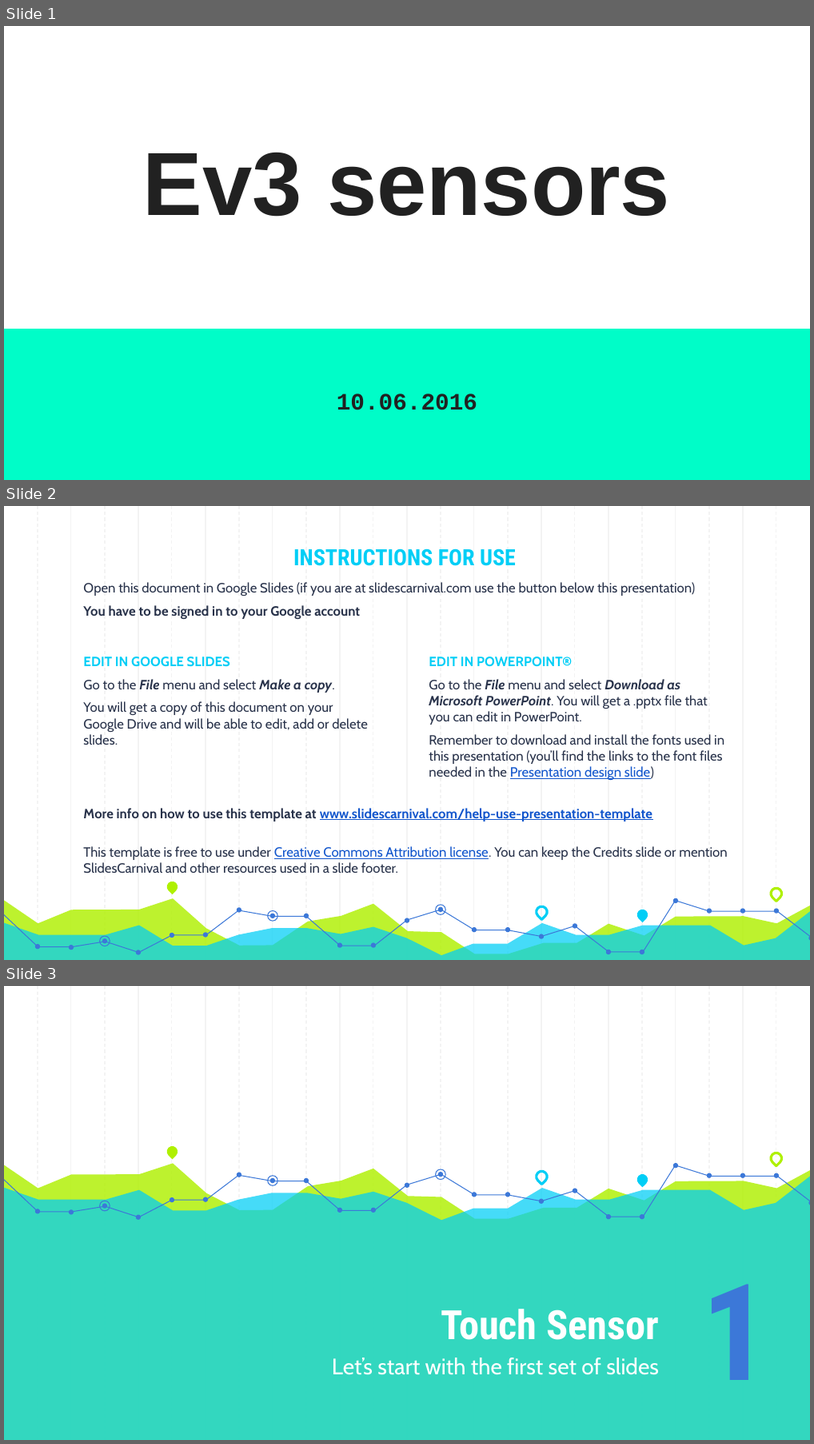
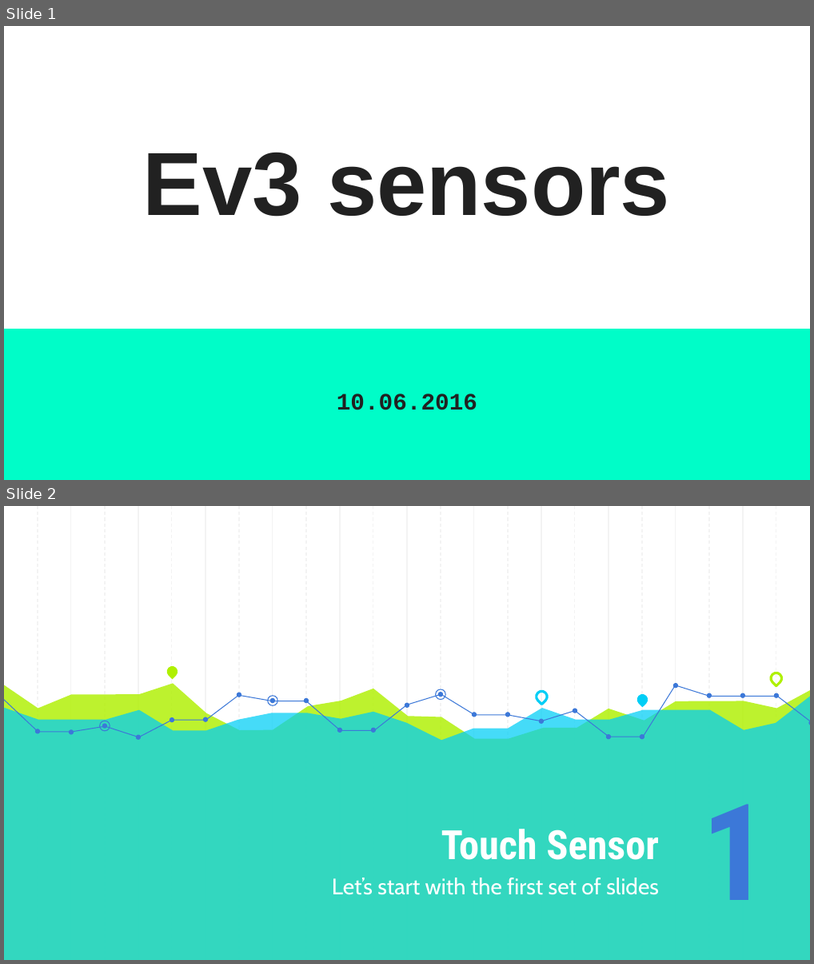
Before and after one commit to elisemoe/FLL-Team-Resources, a slide deck: Coding/Ev3-Sensors.pptx. Shown one above the other, each under a label of ours: slides 1, 2 and 3 before the commit, slides 1 and 2 after it. The pictures are 814x1444 and 814x964 pixels, drawn with LibreOffice and Linux fonts; fonts in the diff are those of the drawing. Boxes give left, top, right and bottom in pixels: in the first picture for what was removed or moved away, otherwise in the second. Text is boxed around its words. In the diff, an @@ line names an element or a change of style, - is before the commit and + after.

Commit message:
updating resource docs

```diff
--- a/Coding/Ev3-Sensors.pptx
+++ b/Coding/Ev3-Sensors.pptx
@@ slide 2 removed at [4,506,810,960], background #FFFFFF; not listed: 23 template elements that a slide beside it also shows @@
@@ title removed at [294,548,516,566] @@
-INSTRUCTIONS FOR USE
@@ text removed at [83,582,695,619] @@
-Open this document in Google Slides (if you are at slidescarnival.com use the button below this presentation)
-You have to be signed in to your Google account
@@ text removed at [83,656,368,744] @@
-EDIT IN GOOGLE SLIDES
-Go to the File menu and select Make a copy.
-You will get a copy of this document on your Google Drive and will be able to edit, add or delete slides.
@@ text removed at [429,656,725,780] @@
-EDIT IN POWERPOINT®
-Go to the File menu and select Download as Microsoft PowerPoint. You will get a .pptx file that you can edit in PowerPoint.
-Remember to download and install the fonts used in this presentation (you’ll find the links to the font files needed in the Presentation design slide)
@@ text removed at [83,808,727,873] @@
-More info on how to use this template at www.slidescarnival.com/help-use-presentation-template
-This template is free to use under Creative Commons Attribution license. You can keep the Credits slide or mention SlidesCarnival and other resources used in a slide footer.
@@ teardrop removed at [165,879,179,894] @@
@@ teardrop removed at [769,885,783,900] @@
@@ freeform shape removed at [4,898,810,960] @@
@@ freeform shape removed at [4,910,810,960] @@
@@ freeform shape removed at [4,910,374,952] @@
@@ ellipse removed at [268,911,278,921] @@
@@ freeform shape removed at [374,900,676,952] @@
@@ ellipse removed at [435,904,446,915] @@
@@ teardrop removed at [534,904,549,919] @@
@@ teardrop removed at [635,907,650,922] @@
@@ freeform shape removed at [677,900,810,936] @@
@@ ellipse removed at [100,936,110,946] @@
@@ group removed at [35,898,810,954]: 24 ellipses @@
@@ what was slide 3 is now slide 2 @@
```
Also in this commit, not shown: 4 slides changed, 14 other slides removed, 3 other files.
